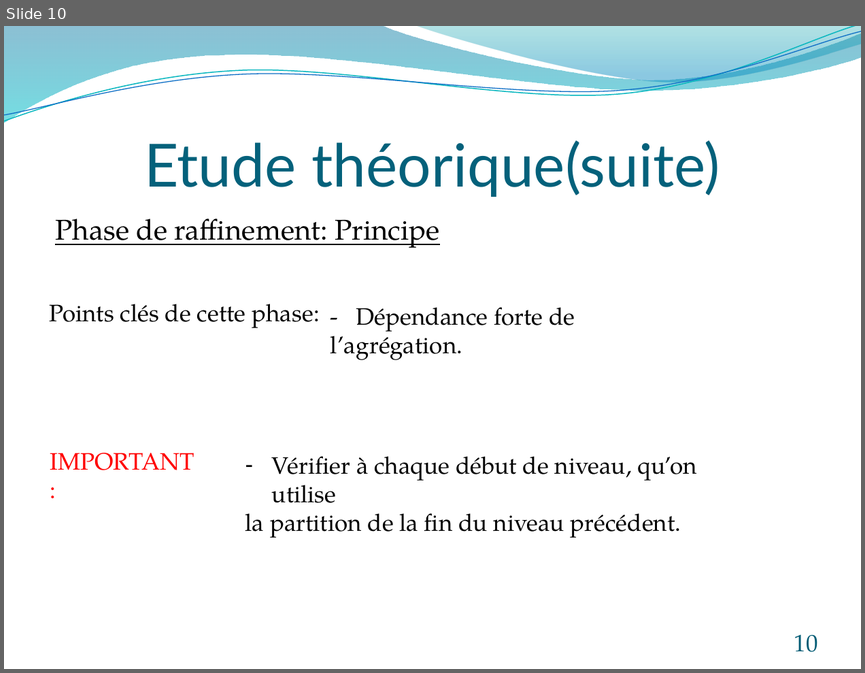
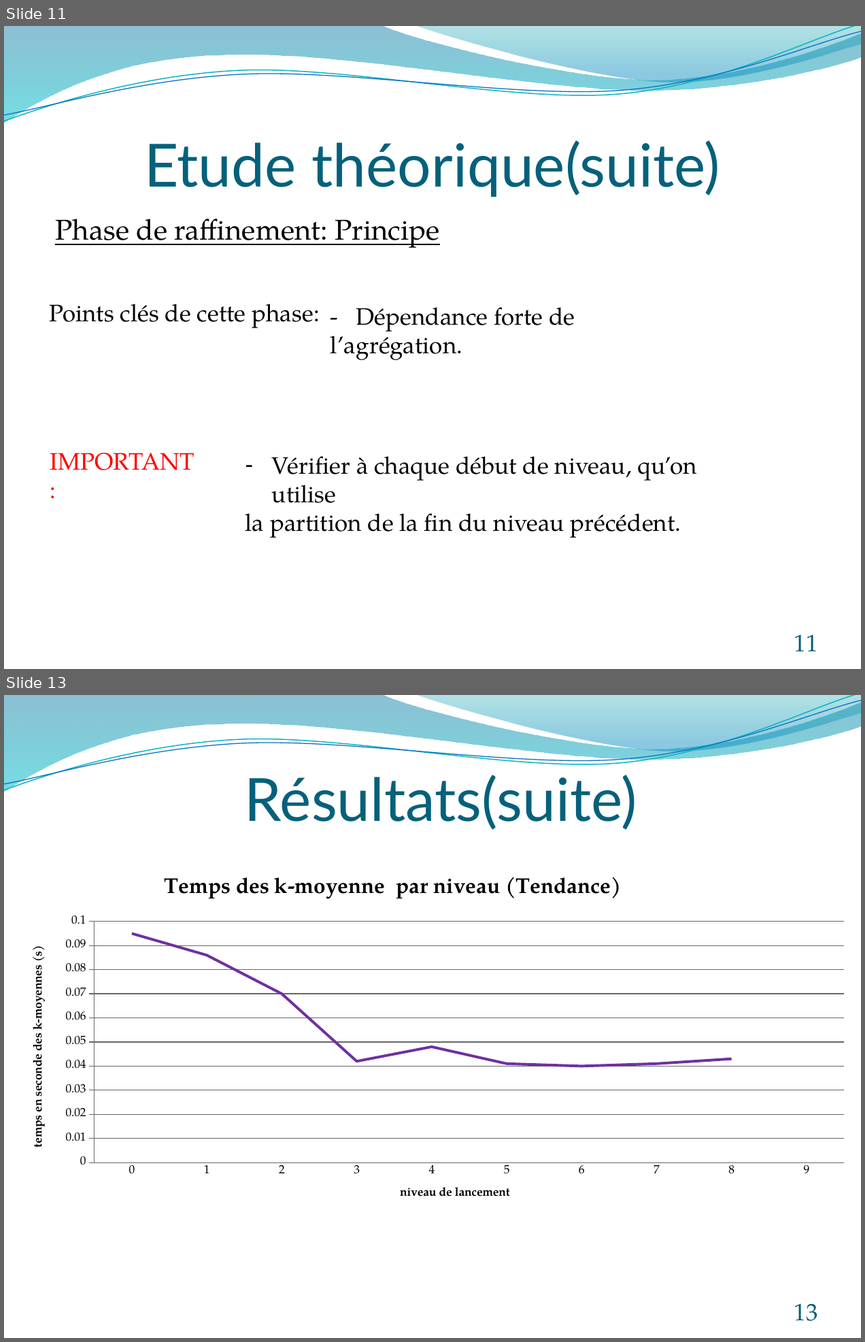
Before and after one commit to rogelja/Projet, a slide deck: PowerPoint/Présentation soutenance.pptx. Shown one above the other, each under a label of ours: slide 10 before the commit, slides 11 and 13 after it; the slides between them are not shown. The pictures are 865x673 and 865x1342 pixels, drawn with LibreOffice and Linux fonts; fonts in the diff are those of the drawing. Boxes give left, top, right and bottom in pixels: in the first picture for what was removed or moved away, otherwise in the second. Text is boxed around its words. In the diff, an @@ line names an element or a change of style, - is before the commit and + after.

```diff
--- a/PowerPoint/Présentation soutenance.pptx
+++ b/PowerPoint/Présentation soutenance.pptx
@@ slide 13 added at bbox=[4, 695, 861, 1338], background #FFFFFF; not listed: 4 template elements that a slide beside it also shows @@
@@ title added at bbox=[245, 775, 637, 830], 50 pt, text #04617B @@
+Résultats(suite)
@@ line chart added at bbox=[14, 868, 861, 1217] @@
+title "Temps des k-moyenne  par niveau (Tendance)"
+categories: 0, 1, 2, 3, 4, 5, 6, 7, 8, 9
+Series 1: 0.095, 0.086, 0.07, 0.042, 0.048, 0.041, 0.04, 0.041, 0.043
@@ page number added at bbox=[794, 1304, 818, 1321], 20 pt, text #045D75 @@
+13
@@ what was slide 10 is now slide 11 @@
@@ page number at bbox=[794, 635, 818, 651]: text changed @@
-10
+11
```
Also in this commit, not shown: 8 slides changed, 3 other slides added, 2 slides removed, 4 other files.
